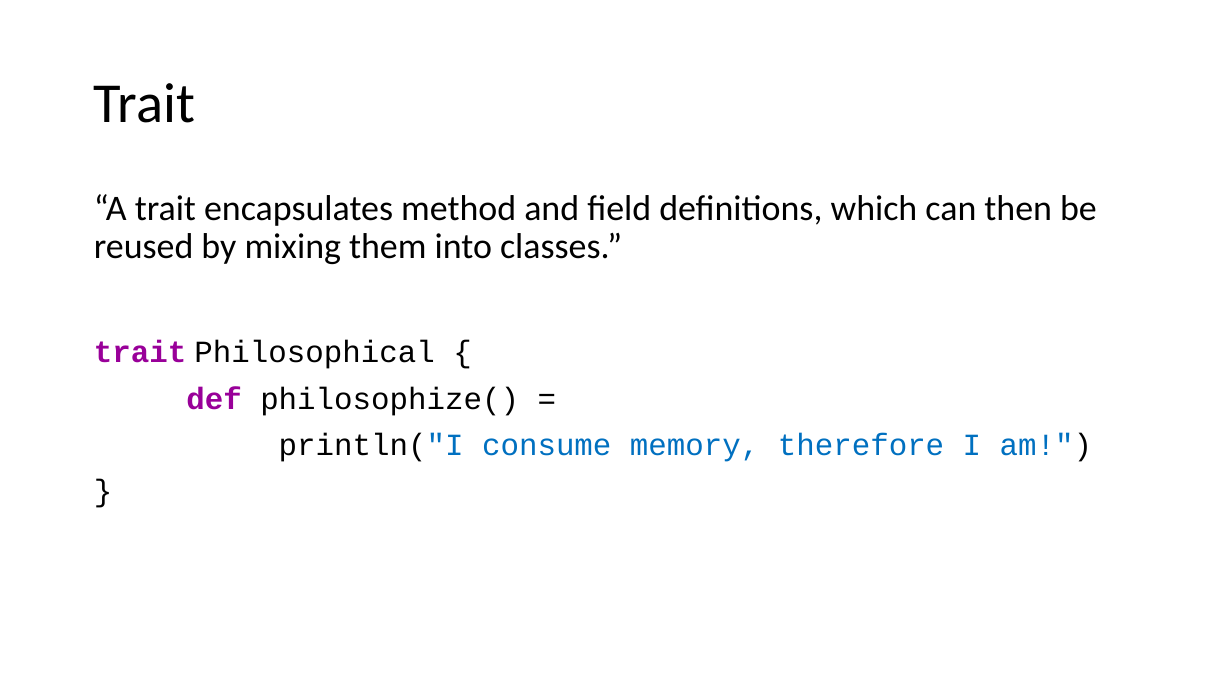
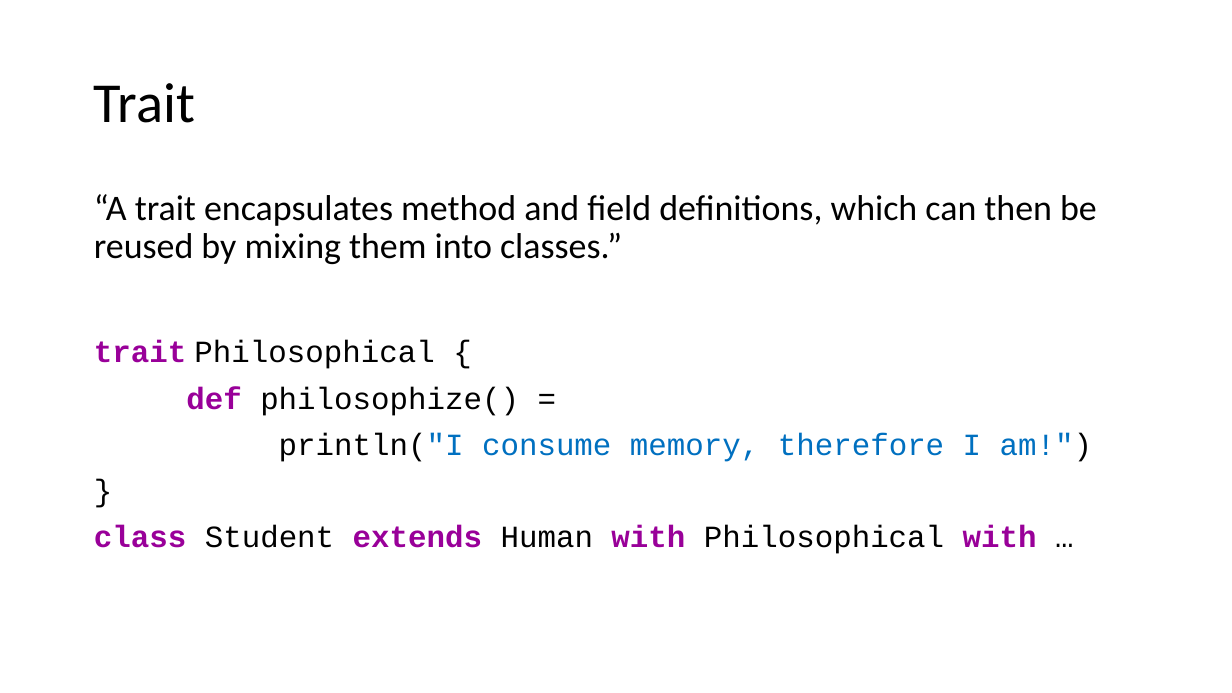
Before and after one commit to alexandrejbr/Scala.FirstSteps.Demos, a slide deck: slide 24 of Scala First Steps.pptx. Drawn at 1232x693 pixels with LibreOffice and Linux fonts; fonts in the diff are those of the drawing. Boxes give left, top, right and bottom in pixels: in the first picture for what was removed or moved away, otherwise in the second. Text is boxed around its words. In the diff, an @@ line names an element or a change of style, - is before the commit and + after.

```diff
--- a/Scala First Steps.pptx
+++ b/Scala First Steps.pptx
@@ text at <box>94,525,1037,554</box>: paragraph added @@
+class Student extends Human with Philosophical with …
```
Also in this commit, not shown: 4 other slides changed, 1 slide added.
